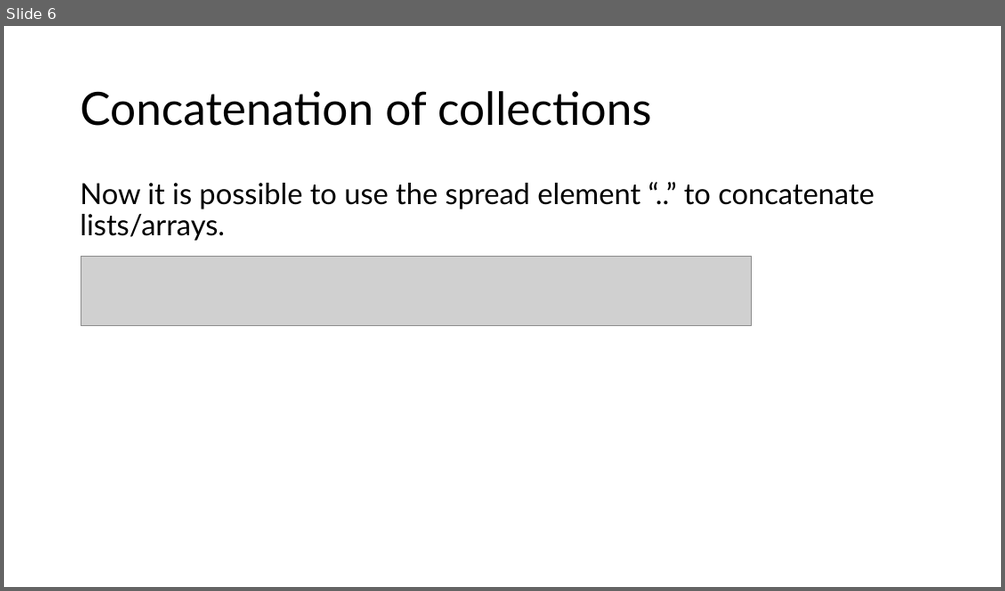
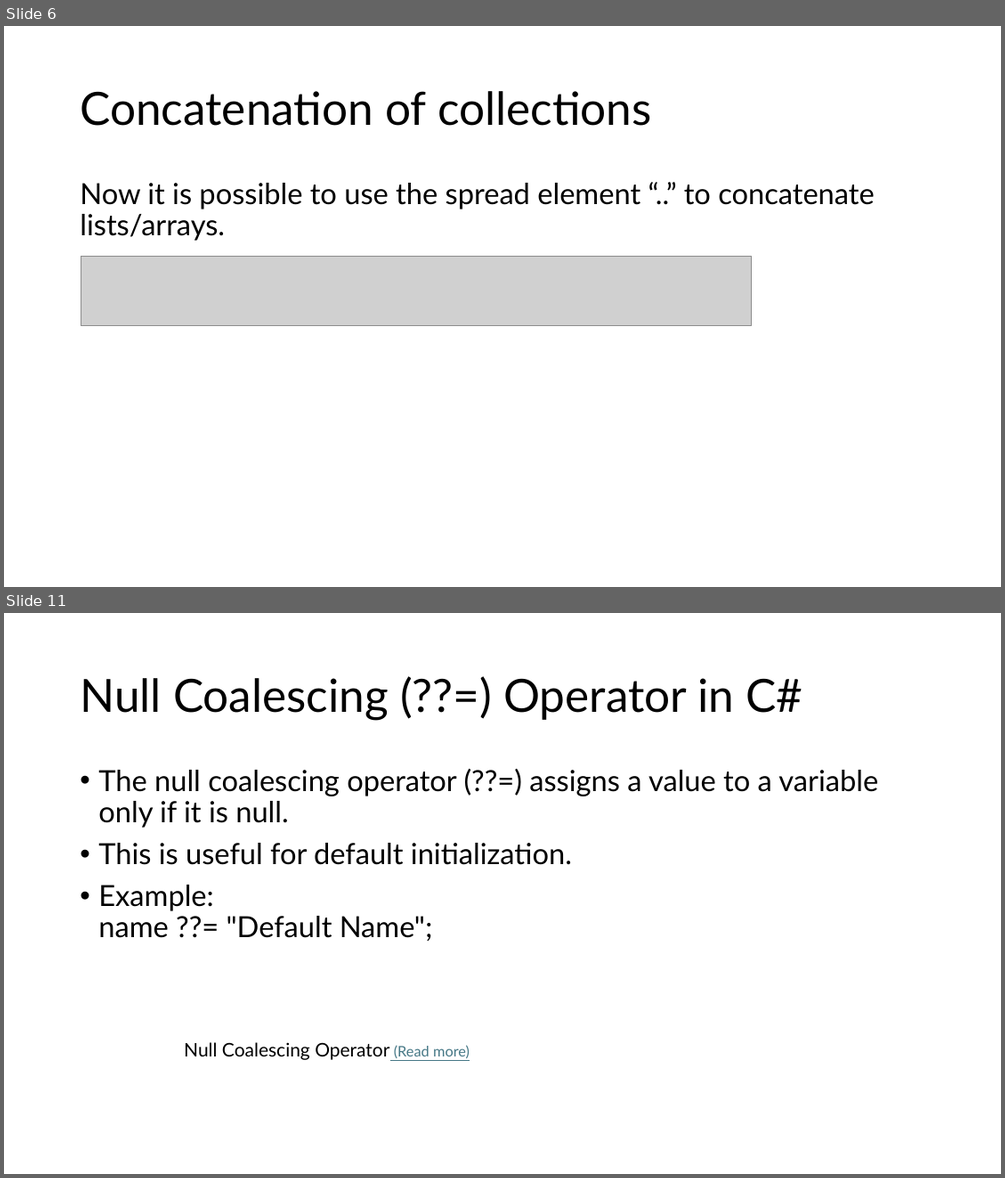
Before and after one commit to LuisSouto/C-sharp-new-features, a slide deck: slides.pptx. Shown one above the other, each under a label of ours: slide 6 before the commit, slides 6 and 11 after it; the slides between them are not shown. The pictures are 1005x591 and 1005x1178 pixels, drawn with LibreOffice and Linux fonts; fonts in the diff are those of the drawing; grey boxes stand for pictures. Boxes give left, top, right and bottom in pixels: in the first picture for what was removed or moved away, otherwise in the second. Text is boxed around its words. In the diff, an @@ line names an element or a change of style, - is before the commit and + after.

```diff
--- a/slides.pptx
+++ b/slides.pptx
@@ slide 11 added at (x1=4, y1=613, x2=1001, y2=1174), background #FFFFFF @@
@@ title added at (x1=80, y1=678, x2=803, y2=720), 44 pt, text #000000 @@
+Null Coalescing (??=) Operator in C#
@@ text added at (x1=98, y1=770, x2=878, y2=941), 28 pt, text #000000 @@
+• The null coalescing operator (??=) assigns a value to a variable only if it is null.
+• This is useful for default initialization.
+• Example:
+  name ??= "Default Name";
@@ text added at (x1=184, y1=1042, x2=469, y2=1060), 18 pt, text #000000 @@
+Null Coalescing Operator (Read more)
```
Also in this commit, not shown: 7 other slides added, 1 other file.
